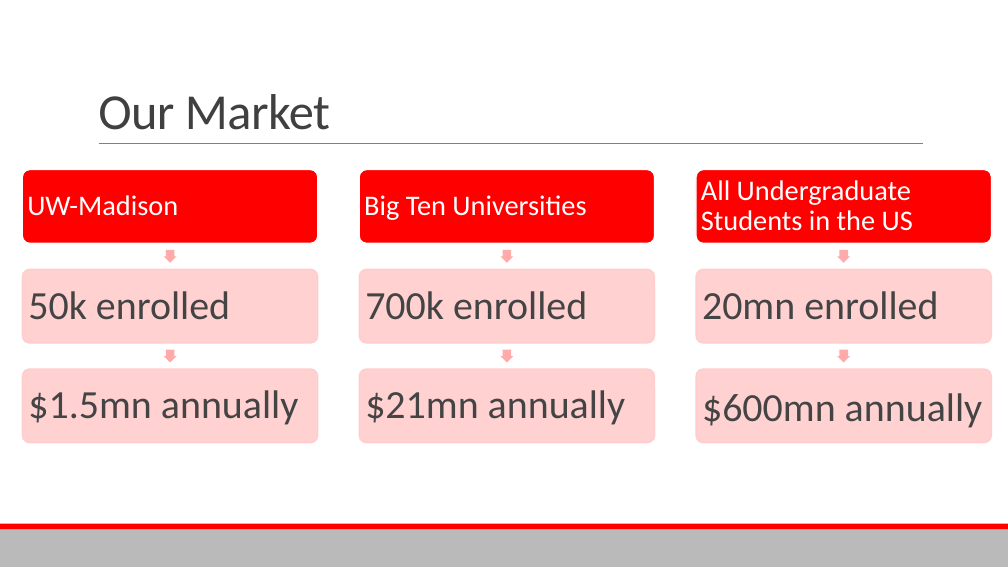
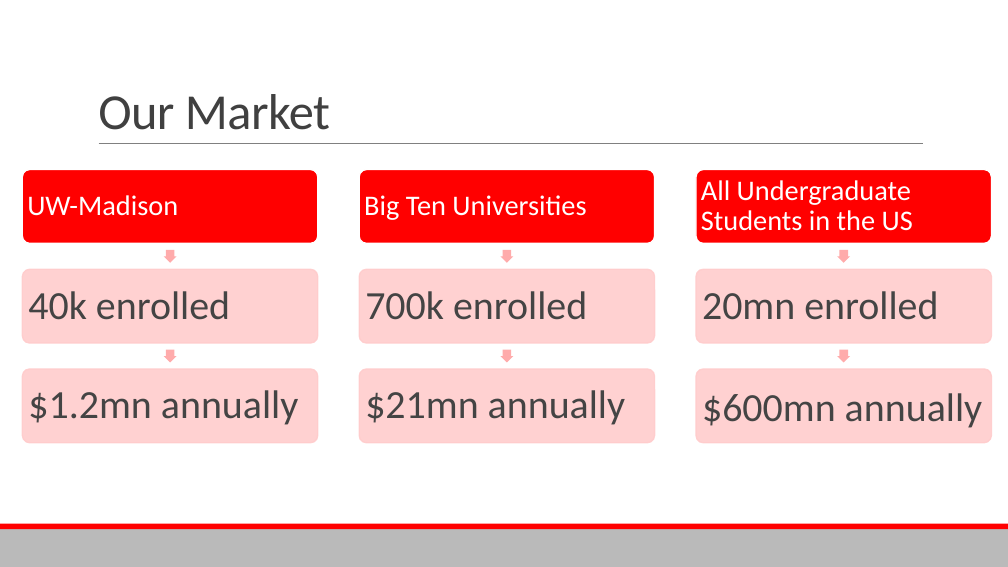
Before and after one commit to Aaryush1/Univise, a slide deck: slide 4 of Pitch_Deck.pptx. Drawn at 1008x567 pixels with LibreOffice and Linux fonts; fonts in the diff are those of the drawing. Boxes give left, top, right and bottom in pixels: in the first picture for what was removed or moved away, otherwise in the second. Text is boxed around its words. In the diff, an @@ line names an element or a change of style, - is before the commit and + after.

```diff
--- a/Pitch_Deck.pptx
+++ b/Pitch_Deck.pptx
@@ text at (28, 291, 230, 320): text changed @@
-50k enrolled
+40k enrolled
@@ text at (28, 390, 298, 425): text changed @@
-$1.5mn annually
+$1.2mn annually
```
Also in this commit, not shown: 2 other slides changed.
